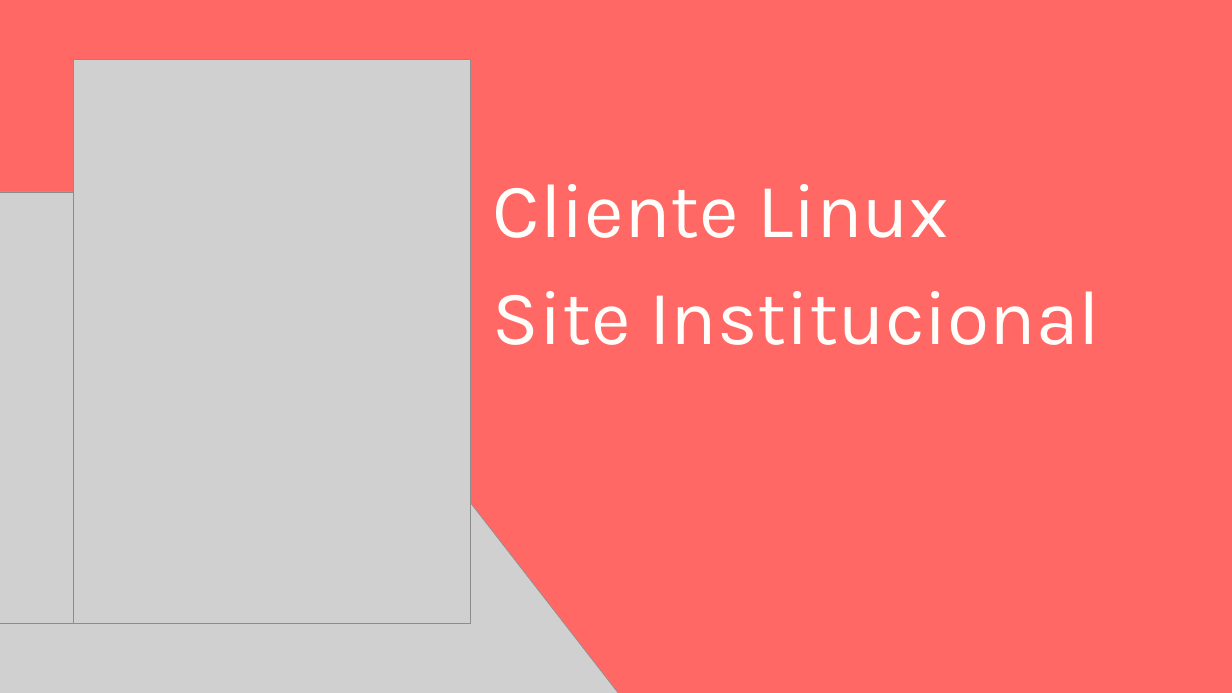
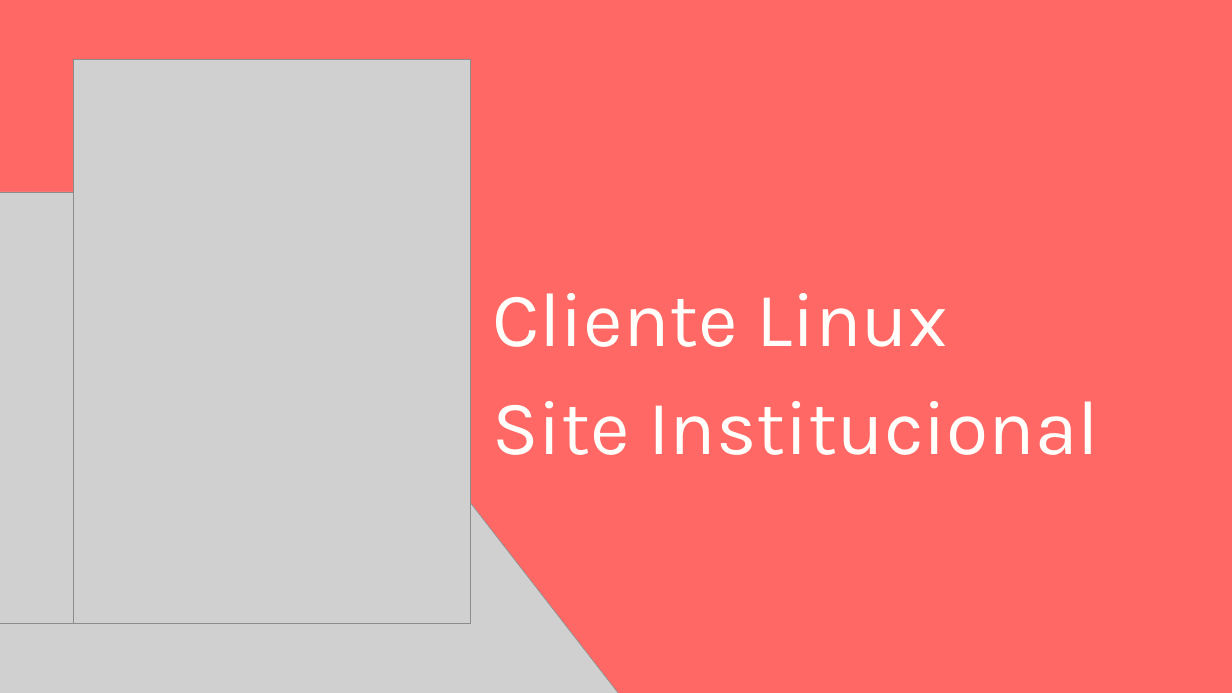
Before and after one commit to christian-raphael/Pyxis, a slide deck: slide 16 of Documentação/Pyxis.pptx. Drawn at 1232x693 pixels with LibreOffice and Linux fonts; fonts in the diff are those of the drawing; grey boxes stand for pictures. Boxes give left, top, right and bottom in pixels: in the first picture for what was removed or moved away, otherwise in the second. Text is boxed around its words. In the diff, an @@ line names an element or a change of style, - is before the commit and + after.

```diff
--- a/Documentação/Pyxis.pptx
+++ b/Documentação/Pyxis.pptx
@@ text "Cliente Linux" moved from (x1=493, y1=184, x2=1100, y2=345) to (x1=492, y1=293, x2=1099, y2=455) @@
```
Also in this commit, not shown: 2 other slides changed, 2 slides added, 2 slides removed.
